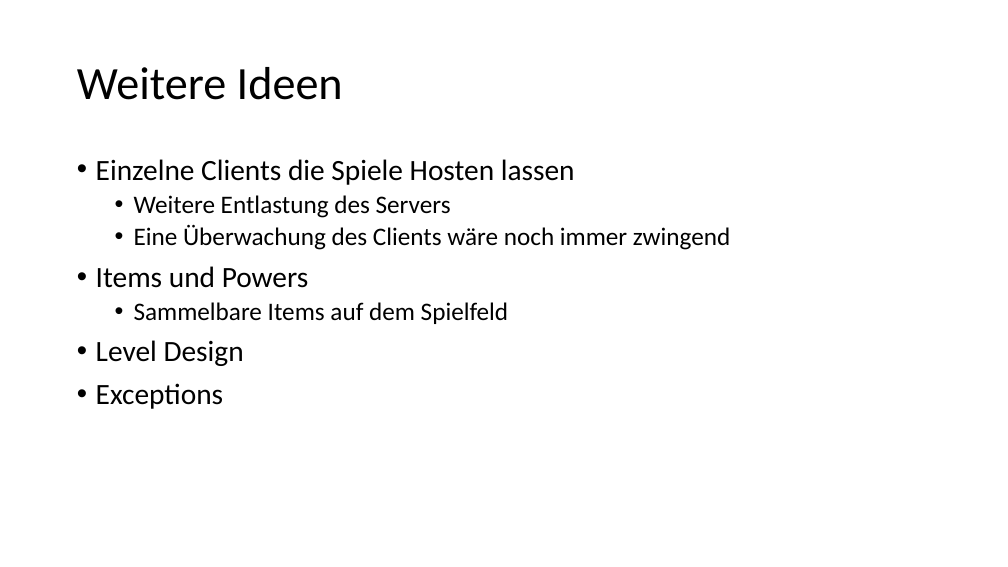
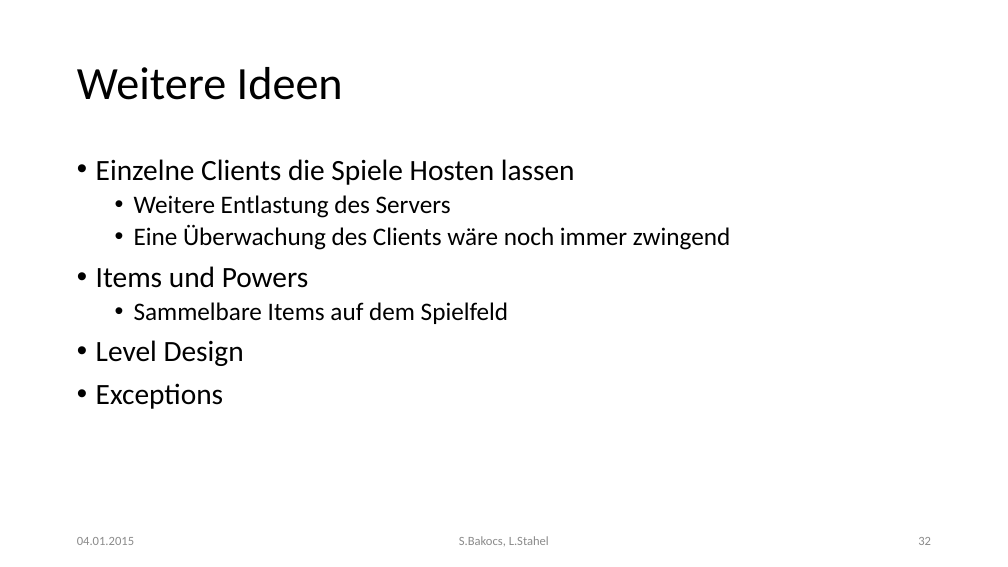
Before and after one commit to Toixinhell/Versteckies, a slide deck: slide 32 of Fangies.pptx. Drawn at 1008x567 pixels with LibreOffice and Linux fonts; fonts in the diff are those of the drawing. Boxes give left, top, right and bottom in pixels: in the first picture for what was removed or moved away, otherwise in the second. Text is boxed around its words. In the diff, an @@ line names an element or a change of style, - is before the commit and + after.

```diff
--- a/Fangies.pptx
+++ b/Fangies.pptx
@@ text added at (x1=77, y1=537, x2=134, y2=545), 12 pt, text #8C8C8C @@
+04.01.2015
@@ text added at (x1=459, y1=536, x2=549, y2=546), 12 pt, text #8C8C8C @@
+S.Bakocs, L.Stahel
@@ page number added at (x1=918, y1=537, x2=931, y2=545), 12 pt, text #8C8C8C @@
+32
```
Also in this commit, not shown: 30 other slides changed, 2 slides added, 2 slides removed.
